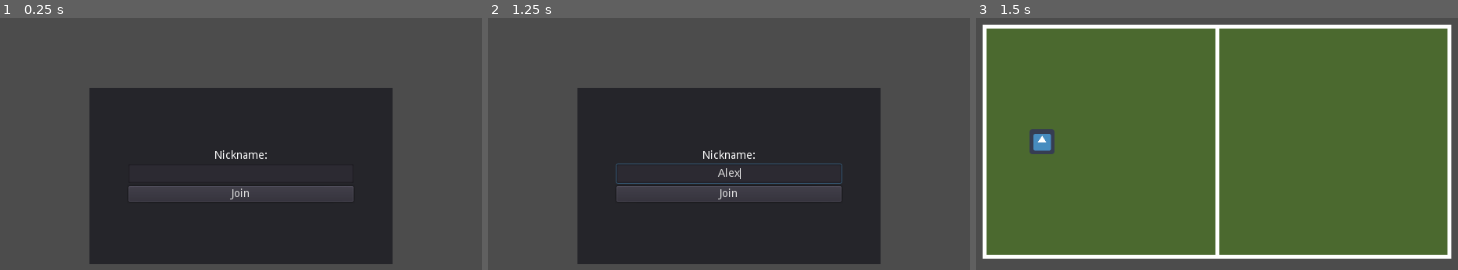
Above: before the commit, frames 1-3 (left to right).
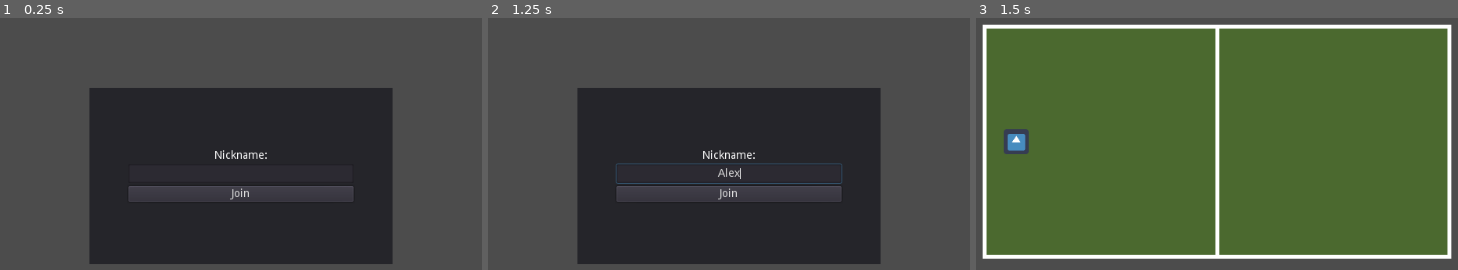
Above: after the commit, the same moments.

Repository: renanstn/godot-multiplayer-game
Game: Godot game, scene res://Scenes/Menu.tscn
Two runs of this game, one before a commit and one after it. Both use one fixed random seed, a clock stepped at 60 frames per second and the inputs below. The engine's default icon, where the game draws it, is replaced by a stand-in: a white triangle on a blue panel in a dark square.
Inputs (mouse positions are in pixels of both pictures, inside the frame that each line leads up to):
- Up to frame 1 (0.25 s): no input
- Up to frame 2 (1.25 s): click (729, 174) at 0.52 s; type "Alex" at 0.6 s
- Up to frame 3 (1.5 s): click "Join" at 1.25 s

Frames 1-2 are identical in both runs. In frame 3, 1.0% of the frame differs, in the area x 5-17%, y 44-54%.

Commit message:
Comunicação com o server funcionando

Diff:
--- a/DodgeBall/Scenes/Game.tscn
+++ b/DodgeBall/Scenes/Game.tscn
@@ -1,13 +1,14 @@
 [gd_scene load_steps=3 format=2]
 
 [ext_resource path="res://Sprites/campo.png" type="Texture" id=1]
-[ext_resource path="res://Scenes/Player.tscn" type="PackedScene" id=2]
+[ext_resource path="res://Scripts/Game.gd" type="Script" id=2]
 
 [node name="Game" type="Node2D"]
+script = ExtResource( 2 )
 
 [node name="campo" type="Sprite" parent="."]
 position = Vector2( 512, 256 )
 texture = ExtResource( 1 )
 
-[node name="Player" parent="." instance=ExtResource( 2 )]
-position = Vector2( 288, 256 )
+[node name="EnemySpawnPoint" type="Position2D" parent="campo"]
+position = Vector2( 160, 0 )
--- a/DodgeBall/Scenes/OtherPlayer.tscn
+++ b/DodgeBall/Scenes/OtherPlayer.tscn
@@ -3,12 +3,13 @@
 [ext_resource path="res://icon.png" type="Texture" id=1]
 
 [sub_resource type="RectangleShape2D" id=1]
-extents = Vector2( 32, 32 )
+extents = Vector2( 16, 16 )
 
 [node name="OtherPlayer" type="Area2D"]
 
 [node name="Sprite" type="Sprite" parent="."]
 modulate = Color( 0.333333, 0.333333, 0.333333, 1 )
+scale = Vector2( 0.5, 0.5 )
 texture = ExtResource( 1 )
 
 [node name="CollisionShape2D" type="CollisionShape2D" parent="."]
--- /dev/null
+++ b/DodgeBall/Scripts/Game.gd
@@ -0,0 +1,45 @@
+extends Node2D
+
+
+var players = []
+var player_instance = preload("res://Scenes/Player.tscn")
+var other_player = preload("res://Scenes/OtherPlayer.tscn")
+onready var spawn_point = $campo/EnemySpawnPoint
+
+
+class Player:
+	var name
+	var instance
+	func _init(player_name, player_instance):
+		self.name = player_name
+		self.instance = player_instance
+
+func _ready():
+	create_player()
+
+func create_player():
+	var instance = player_instance.instance()
+	instance.position = Vector2(255, 256)
+	var player = Player.new(Global.PLAYER_NAME, instance)
+	players.append(player)
+	add_child(instance)
+
+func create_enemy_player(enemy_name):
+	var enemy_instance = other_player.instance()
+	enemy_instance.position = spawn_point.global_position
+	var enemy = Player.new(enemy_name, enemy_instance)
+	players.append(enemy)
+	add_child(enemy_instance)
+
+func update_player_position(player_name, position):
+	for player in players:
+		if player.name == player_name:
+			player.instance.position = Vector2(position[0], position[1])
+
+func update_all_players(data):
+	"""
+	Função que recebe o JSON do backend, e atualiza todas as
+	posições dos jogadores a partir dele.
+	"""
+	for player in data:
+		update_player_position(player['name'], player['position'])
--- a/DodgeBall/Scripts/Global.gd
+++ b/DodgeBall/Scripts/Global.gd
@@ -2,54 +2,3 @@
 
 
 var PLAYER_NAME
-var PLAYERS = []
-var active_players = []
-var player_instance
-var other_player = preload("res://Scenes/OtherPlayer.tscn")
-
-class Player:
-	var name
-	var instance
-	func _init(player_name, player_instance):
-		self.name = player_name
-		self.instance = player_instance
-
-func create_player(player_name):
-	PLAYER_NAME = player_name
-	print(player_name)
-	var player = Player.new(player_name, player_instance)
-	print(player)
-	PLAYERS.append(player)
-	active_players.append(player_name)
-
-func create_enemy_player(player_name):
-	var player_instance = other_player.instance()
-	player_instance.position = Vector2(0, 0)
-	var player_obj = Player.new(player_name, player_instance)
-	PLAYERS.append(player_obj)
-	active_players.append(player_name)
-	get_parent().add_child(player_instance)
-
-func update_player_position(player_name, position):
-	print('Updating position of')
-	print(player_name)
-	print(position)
-	print(PLAYERS)
-	for player in PLAYERS:
-		if player.name == player_name:
-			print(player.global_position)
-#			player.instance.global_position = Vector2(position[0], position[1])
-
-func update_all_players(data):
-	"""
-	Função que recebe o JSON do backend, e atualiza todas as
-	posições dos jogadores a partir dele.
-	"""
-	print('updating all players positions')
-	for player in data.keys():
-		if not active_players.has(player):
-			print('new player detected')
-			create_enemy_player(player)
-		else:
-			print('just update')
-			update_player_position(player, data[player]['position'])
--- a/DodgeBall/Scripts/Menu.gd
+++ b/DodgeBall/Scripts/Menu.gd
@@ -7,5 +7,5 @@
 	var player_name = name_input.text
 	if player_name == "":
 		return
-	Global.create_player(player_name)
+	Global.PLAYER_NAME = player_name
 	get_tree().change_scene("res://Scenes/Game.tscn")
--- a/DodgeBall/Scripts/Player.gd
+++ b/DodgeBall/Scripts/Player.gd
@@ -4,10 +4,9 @@
 func _ready():
 	WebSocket.connect("connected", self, "_on_connect")
 	WebSocket.ws_connect()
-	Global.player_instance = self
 
 func _on_connect():
-	WebSocket.set_position(self.global_position.x, self.global_position.y)
+	pass
 
 func _process(delta):
 	if Input.is_action_just_pressed("up"):
--- a/DodgeBall/Scripts/WebSocket.gd
+++ b/DodgeBall/Scripts/WebSocket.gd
@@ -23,27 +23,26 @@
 func _connected(protocol):
 	print("Connected with protocol: ", protocol)
 	emit_signal("connected")
+	var data = {
+		"action": "join_player",
+		"player_name": Global.PLAYER_NAME
+	}
+	_client.get_peer(1).put_packet(JSON.print(data).to_utf8())
 
 func _on_data():
 	var data = _client.get_peer(1).get_packet().get_string_from_utf8()
 	var parsed_data = JSON.parse(data).result
-	print('Brute data received')
-	print(parsed_data)
-	Global.update_all_players(parsed_data)
+	var game = get_node("/root/Game")
+	if parsed_data['action'] == 'update_positions':
+		game.update_all_players(parsed_data['data'])
+	elif parsed_data['action'] == 'new_player':
+		game.create_enemy_player(parsed_data['player_name'])
 
 func move_character(direction):
 	var data = {
 		"action": "update_position",
-		"player": Global.PLAYER_NAME,
+		"player_name": Global.PLAYER_NAME,
 		"direction": direction
-	}
-	_client.get_peer(1).put_packet(JSON.print(data).to_utf8())
-
-func set_position(x, y):
-	var data = {
-		"action": "set_position",
-		"player": Global.PLAYER_NAME,
-		"position": [x, y]
 	}
 	_client.get_peer(1).put_packet(JSON.print(data).to_utf8())
 
Not shown, changed: Server/src/server.js
